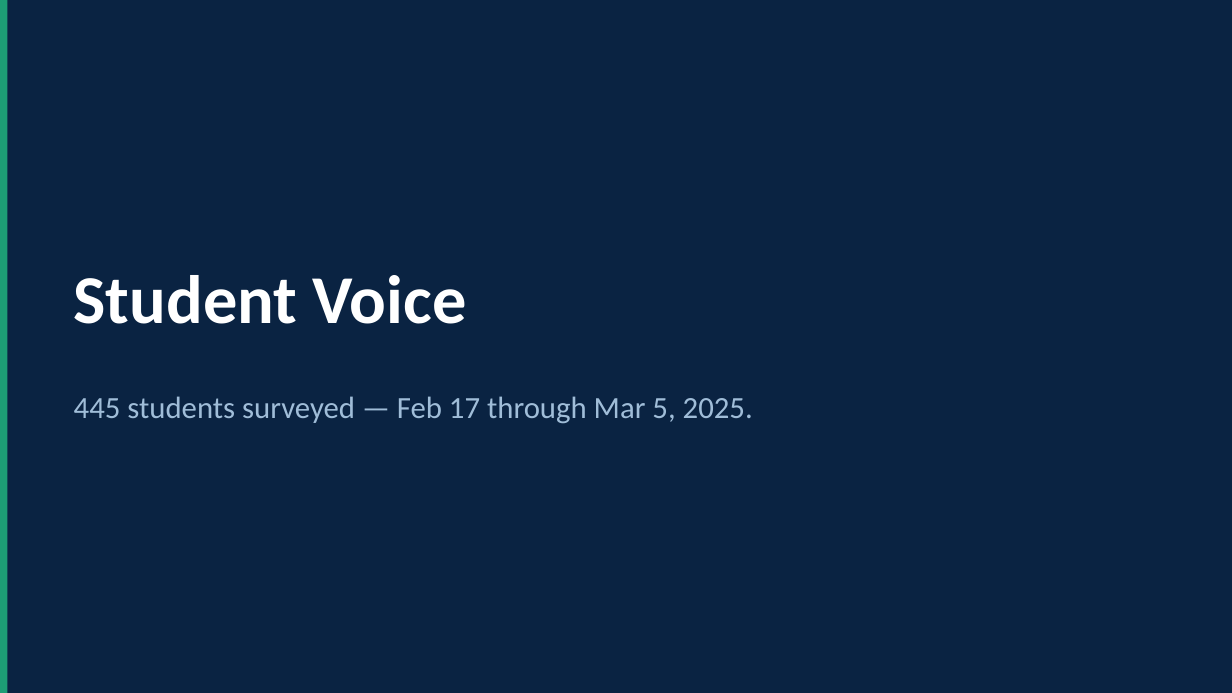
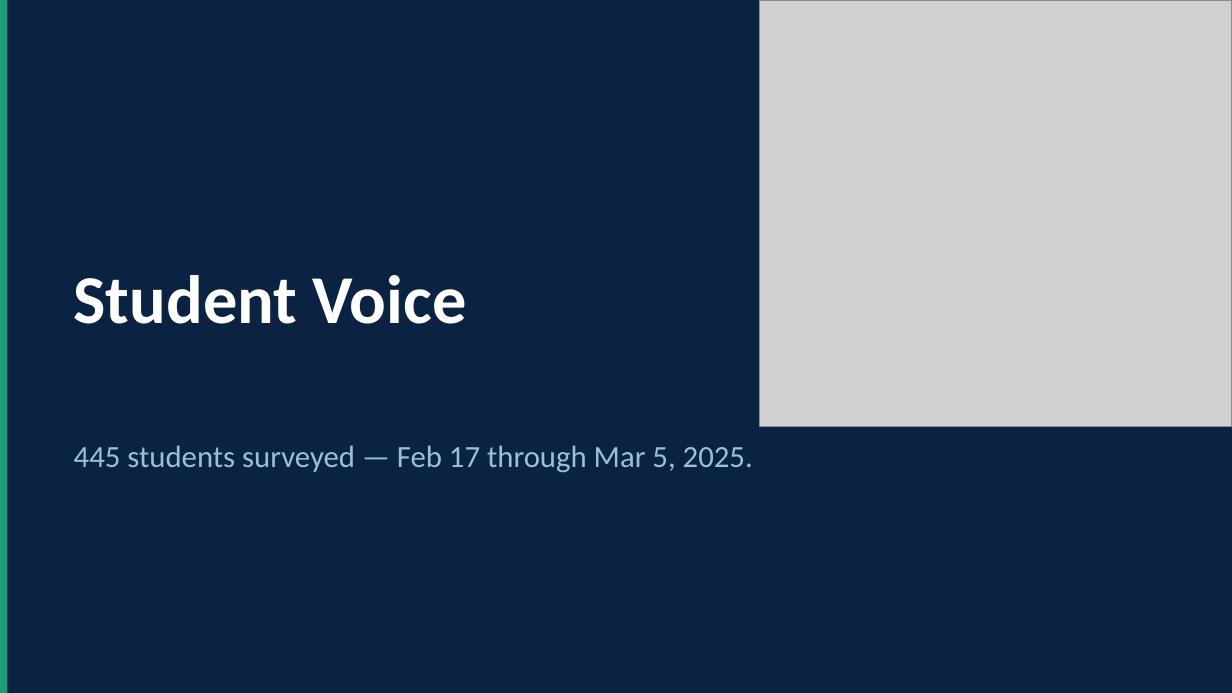
Before and after one commit to meekerwv-boop/Epta_Capstone, a slide deck: slide 12 of EPTA/EPTA_Funding_Case_2025.pptx (slide 9 before the commit). Drawn at 1232x693 pixels with LibreOffice and Linux fonts; fonts in the diff are those of the drawing; grey boxes stand for pictures. Boxes give left, top, right and bottom in pixels: in the first picture for what was removed or moved away, otherwise in the second. Text is boxed around its words. In the diff, an @@ line names an element or a change of style, - is before the commit and + after.

```diff
--- a/EPTA/EPTA_Funding_Case_2025.pptx
+++ b/EPTA/EPTA_Funding_Case_2025.pptx
@@ picture added at (x1=759, y1=0, x2=1232, y2=426) @@
@@ text "445 students surveyed — Feb ..." moved from (x1=74, y1=396, x2=753, y2=424) to (x1=74, y1=445, x2=753, y2=473) @@
```
Also in this commit, not shown: 12 other slides changed, 4 slides added, 2 slides removed, 6 other files.
